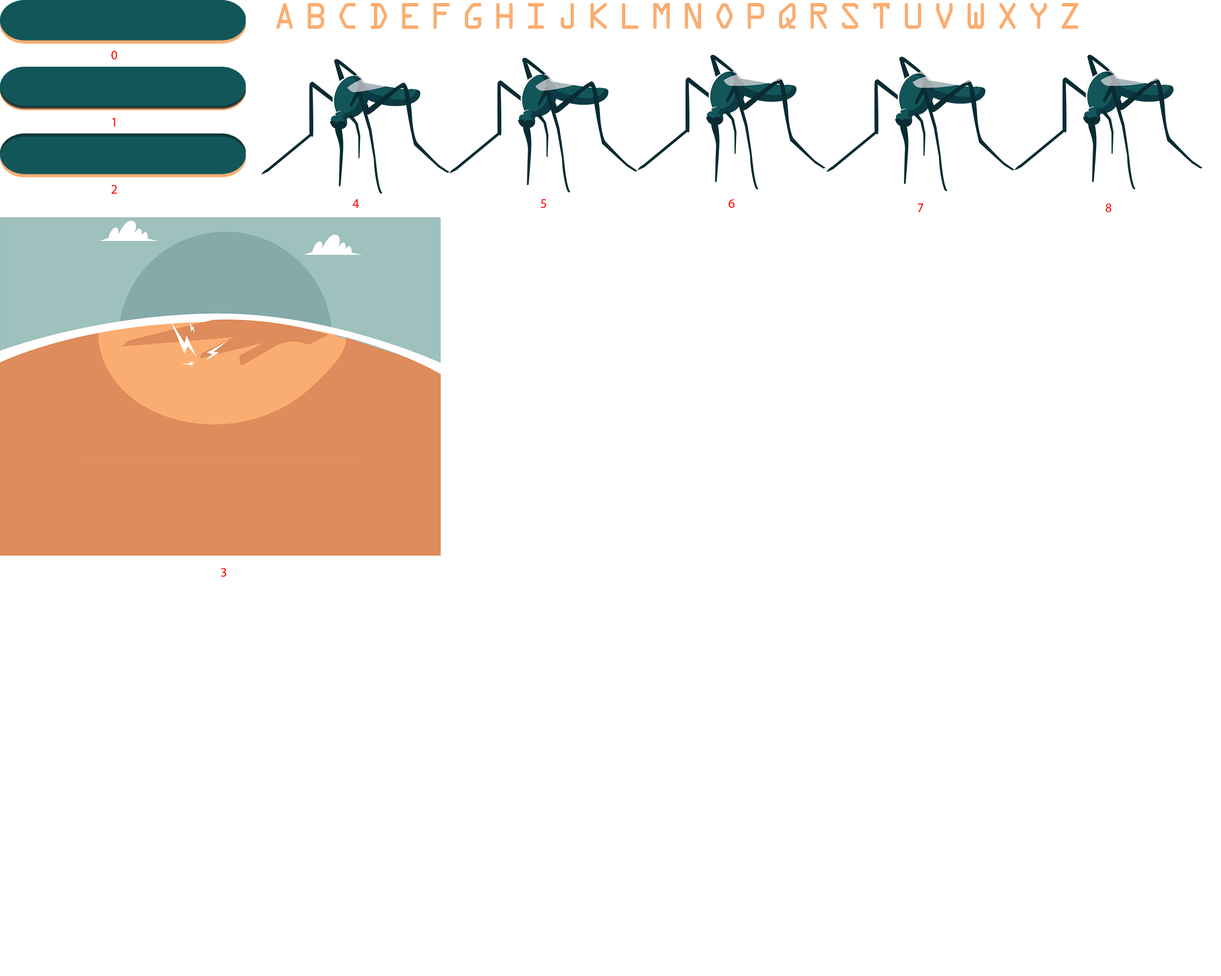
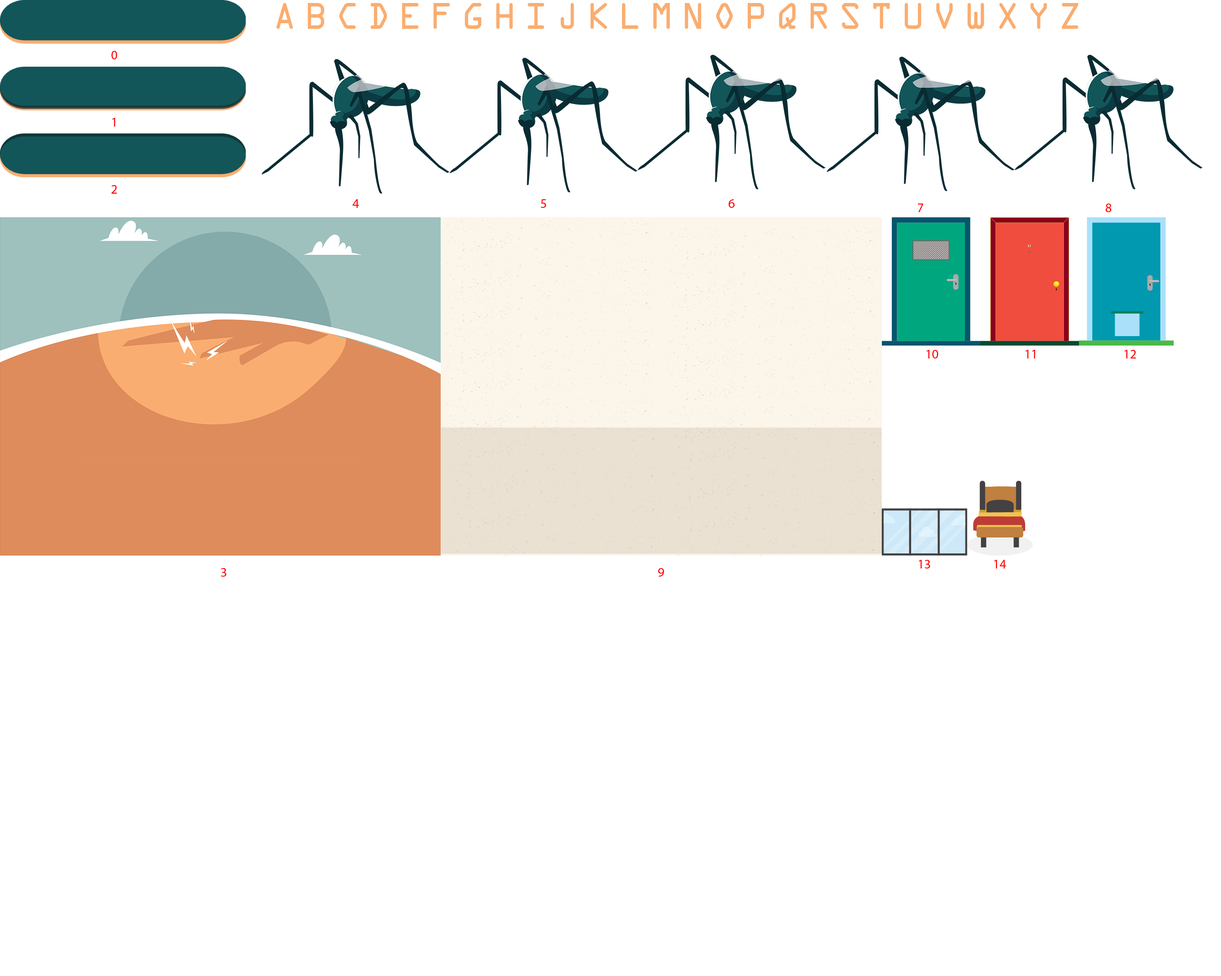
Before/after of a 1221x976 layered artwork. What changed in the layer stack:
added layer "Layer 6" in group "Group 1" over left=1078, top=217, right=1174, bottom=346
added layer "Layer 5" in group "Group 1" over left=980, top=217, right=1079, bottom=346
added layer "bed" in group "Group 1" over left=966, top=480, right=1033, bottom=556
added layer "window" in group "Group 1" over left=881, top=508, right=968, bottom=556
added layer "Layer 4" in group "Group 1" over left=881, top=217, right=981, bottom=346
added layer "houseBG-01" in group "Group 1" over left=440, top=217, right=882, bottom=556
added layer "12" above "11" over left=1124, top=349, right=1136, bottom=359
added layer "11" above "14" over left=1025, top=349, right=1035, bottom=359
added layer "14" above "13" over left=993, top=559, right=1007, bottom=569
added layer "13" above "10" over left=918, top=559, right=930, bottom=569
added layer "10" above "7" over left=926, top=349, right=939, bottom=359
added layer "9" above "3" over left=657, top=567, right=664, bottom=577
